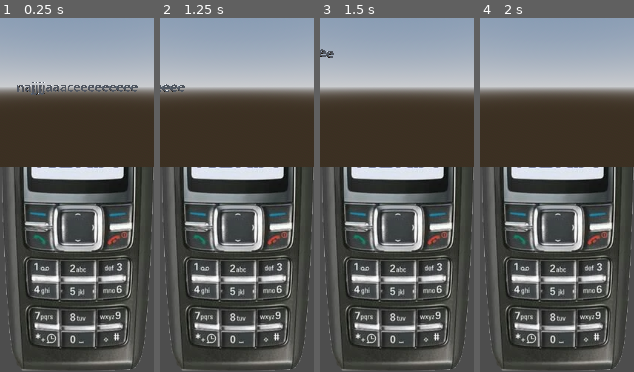
Above: before the commit, frames 1-4 (left to right).
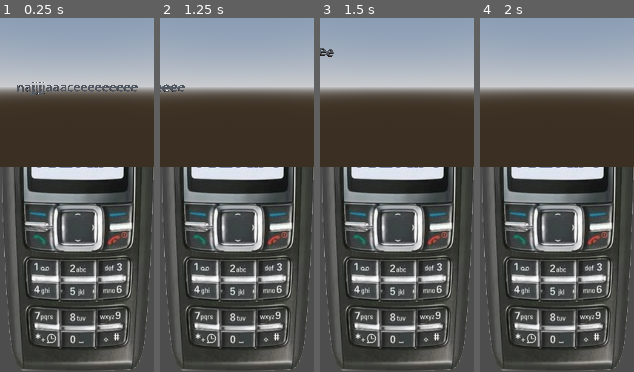
Above: after the commit, the same moments.

Repository: Pr0pyh/FonGameJam
Game: Godot game, scene res://scenes/main/main.tscn
Two runs of this game, one before a commit and one after it. Both use one fixed random seed, a clock stepped at 60 frames per second and the inputs below. This scene is started directly instead of the project's main scene.
Inputs (mouse positions are in pixels of both pictures, inside the frame that each line leads up to):
- Up to frame 1 (0.25 s): no input
- Up to frame 2 (1.25 s): tap Enter (ui_accept) at 0.5, 0.77 s; move the mouse to (270, 173) at 0.52 s; hold Right (ui_right) from 0.53 s (still down); click (270, 173) at 0.67 s
- Up to frame 3 (1.5 s): release Right (ui_right) at 1.25 s; drag from (366, 209) to (389, 262) at 1.27 s
- Up to frame 4 (2 s): no input

Frames 1-2 are identical in both runs. In frame 3, 0.2% of the frame differs, in the area x 0-10%, y 8-12%; in frame 4, nothing differs.

Commit message:
da probam da popravim stucanje

Diff:
--- a/scenes/main/main.gd
+++ b/scenes/main/main.gd
@@ -105,6 +105,8 @@
 		elif collision.get_normal().dot(player.global_basis.x) > 0.0: left_wall_color_rect.color.a = 1.0
 		elif collision.get_normal().dot(player.global_basis.x) < 0.0: right_wall_color_rect.color.a = 1.0
 		player.move_and_collide(collision.get_remainder().slide(collision.get_normal()))
+		update_window_position()
+		DisplayServer.warp_mouse(current_window_position + drag_nokia_start_offset - get_window().position)
 
 
 func update_window_position():
@@ -126,5 +128,3 @@
 			current_window_position.x = clamp(current_window_position.x, 0, usable_rect.size.x - get_window().size.x)
 			current_window_position.y = clamp(current_window_position.y, 0, usable_rect.size.y - get_window().size.y)
 			update_camera_position()
-			update_window_position()
-			DisplayServer.warp_mouse(current_window_position + drag_nokia_start_offset - get_window().position)
--- a/scenes/main/main.tscn
+++ b/scenes/main/main.tscn
@@ -117,6 +117,7 @@
 [node name="SubViewport" type="SubViewport" parent="SubViewportContainer" unique_id=1016976876]
 handle_input_locally = false
 size = Vector2i(185, 161)
+render_target_update_mode = 4
 
 [node name="World" type="Node3D" parent="SubViewportContainer/SubViewport" unique_id=1577524241]
 
